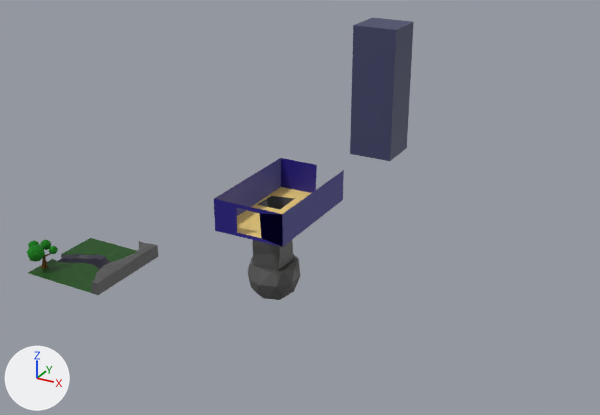
An edit to the glTF model public/models/threeJsScenePotato.glb, drawn before and after from the same camera.
One viewpoint serves both versions: a 50 mm lens placed at (152.0, -262.0, 132.0), pointed at (11.0, -5.0, 3.0). The axes (+X, +Y, +Z) are drawn at lower left. The lights are the same throughout. Where no turn or scale is listed for an object, it has been applied to the vertices.

The scene before the commit, as lines of its bpy script (objects in view):
```python
me_icosphere_001 = bpy.data.meshes.new('Icosphere.001')
me_icosphere_001.from_pydata(...)  # 68 vertices, 129 faces; spans x 0.7..22.1, y -11.3..11.3, z -11.3..32.6
me_icosphere_001.materials.append(mat_grey)  # dark grey #545454
me_plane_001 = bpy.data.meshes.new('Plane.001')
me_plane_001.from_pydata(...)  # 190 vertices, 328 faces; spans x -15.9..16.0, y -15.9..15.9, z -2.0..4.9
# faces by material slot: [67, 165, 96]
me_plane_001.materials.append(mat_dark_blue)  # black #070024
me_plane_001.materials.append(mat_green)  # dark green #0e4d00
me_plane_001.materials.append(mat_grey)  # dark grey #545454
me_plane_002 = bpy.data.meshes.new('Plane.002')
me_plane_002.from_pydata(...)  # 586 vertices, 1152 faces; spans x -6.6..4.03, y -7.59..3.78, z -0.11..10.34
me_plane_002.materials.append(mat_tree)  # picture img_treetexture
ob_education = bpy.data.objects.new('Education', me_icosphere_001)
ob_education.location = (-17.8, 3.2, -33.6)
ob_skill_island = bpy.data.objects.new('Skill island', me_plane_001)
ob_skill_island.location = (-35.8, -69.8, -3.4)
ob_tree = bpy.data.objects.new('Tree', me_plane_002)
ob_tree.location = (-48.4, -78.6, -3.6)
# also in view: 'Experience and projects' at (0.0, 94.0, 24.0); 'Main Menu' at (3.0, -6.0, 5.0)
```
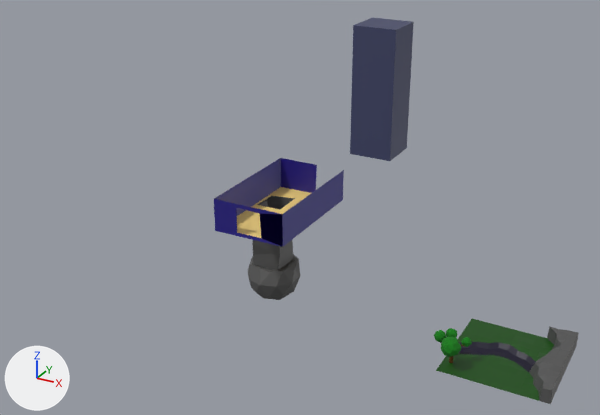
Commit message: Updated models(moved island so that it causes less draw calls when entering the scene)

Boxes (x1, y1, x2, y2) around the edits, measured in the pictures (600 x 415 px):
'Skill island', moved: before (28, 238, 158, 295); after (436, 319, 579, 404)
'Tree', moved: before (27, 240, 58, 269); after (434, 328, 472, 363)

The change, as a diff of the scene's bpy script:
```diff
--- a/public/models/threeJsScenePotato.glb.py
+++ b/public/models/threeJsScenePotato.glb.py
@@ ob_skill_island @@
 ob_skill_island = bpy.data.objects.new('Skill island', me_plane_001)
-ob_skill_island.location = (-35.8, -69.8, -3.4)
+ob_skill_island.location = (107.0, -56.8, -3.4)
@@ ob_tree @@
 ob_tree = bpy.data.objects.new('Tree', me_plane_002)
-ob_tree.location = (-48.4, -78.6, -3.6)
+ob_tree.location = (94.4, -65.6, -3.6)
```
